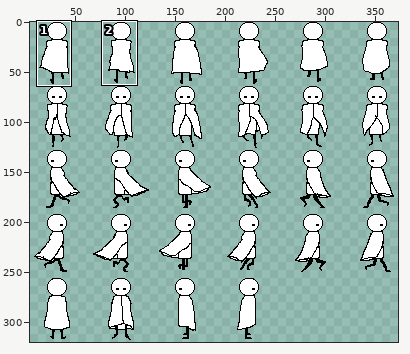
File history of a sprite sheet, images/character/player.png. Above, an overview of the earlier version with the close-up marked.
Close-up. Before:
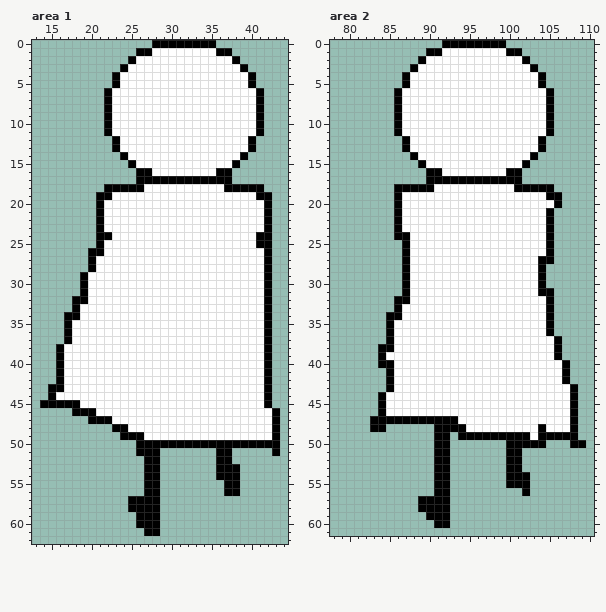
The file is 384x320 pixels. Pixels under 10% opacity are left out. Colours within 5 levels of each other are drawn and written as one. Shown: area 1: x 13..44, y 0..62; area 2: x 78..110, y 0..61. The wide view leaves out empty margins. The commit also changed other parts of the picture, which this record leaves out.
The same view after the edit:
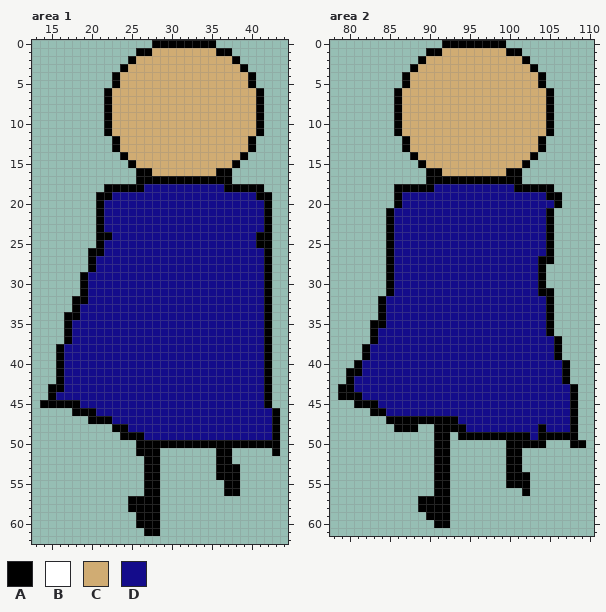
Palette (. is transparent): A #000000  B #ffffff  C #d0ac73  D #140c8b
The exact change:
Changed rows in their new state; - is an unchanged pixel.
Area 1:
first column x 16:
 1 ------------CCCCCCCC-------
 2 ----------CCCCCCCCCCCC-----
 3 ---------CCCCCCCCCCCCCC----
 4 --------CCCCCCCCCCCCCCCC---
 5 --------CCCCCCCCCCCCCCCC---
 6 -------CCCCCCCCCCCCCCCCCC--
 7 -------CCCCCCCCCCCCCCCCCC--
 8 -------CCCCCCCCCCCCCCCCCC--
 9 -------CCCCCCCCCCCCCCCCCC--
10 -------CCCCCCCCCCCCCCCCCC--
11 -------CCCCCCCCCCCCCCCCCC--
12 --------CCCCCCCCCCCCCCCC---
13 --------CCCCCCCCCCCCCCCC---
14 ---------CCCCCCCCCCCCCC----
15 ----------CCCCCCCCCCCC-----
16 ------------CCCCCCCC-------
18 -----------DDDDDDDDDD------
19 -------DDDDDDDDDDDDDDDDDD--
20 ------DDDDDDDDDDDDDDDDDDDD-
21 ------DDDDDDDDDDDDDDDDDDDD-
22 ------DDDDDDDDDDDDDDDDDDDD-
23 ------DDDDDDDDDDDDDDDDDDDD-
24 -------DDDDDDDDDDDDDDDDDD--
25 ------DDDDDDDDDDDDDDDDDDD--
26 ------DDDDDDDDDDDDDDDDDDDD-
27 -----DDDDDDDDDDDDDDDDDDDDD-
28 -----DDDDDDDDDDDDDDDDDDDDD-
29 ----DDDDDDDDDDDDDDDDDDDDDD-
30 ----DDDDDDDDDDDDDDDDDDDDDD-
31 ----DDDDDDDDDDDDDDDDDDDDDD-
32 ----DDDDDDDDDDDDDDDDDDDDDD-
33 ---DDDDDDDDDDDDDDDDDDDDDDD-
34 ---DDDDDDDDDDDDDDDDDDDDDDD-
35 --DDDDDDDDDDDDDDDDDDDDDDDD-
36 --DDDDDDDDDDDDDDDDDDDDDDDD-
37 --DDDDDDDDDDDDDDDDDDDDDDDD-
38 -DDDDDDDDDDDDDDDDDDDDDDDDD-
39 -DDDDDDDDDDDDDDDDDDDDDDDDD-
40 -DDDDDDDDDDDDDDDDDDDDDDDDD-
41 -DDDDDDDDDDDDDDDDDDDDDDDDD-
42 -DDDDDDDDDDDDDDDDDDDDDDDDD-
43 -DDDDDDDDDDDDDDDDDDDDDDDDD-
44 DDDDDDDDDDDDDDDDDDDDDDDDDD-
45 ---DDDDDDDDDDDDDDDDDDDDDDD-
46 -----DDDDDDDDDDDDDDDDDDDDDD
47 -------DDDDDDDDDDDDDDDDDDDD
48 ---------DDDDDDDDDDDDDDDDDD
49 -----------DDDDDDDDDDDDDDDD
Area 2:
first column x 79:
 1 -------------CCCCCCCC--------
 2 -----------CCCCCCCCCCCC------
 3 ----------CCCCCCCCCCCCCC-----
 4 ---------CCCCCCCCCCCCCCCC----
 5 ---------CCCCCCCCCCCCCCCC----
 6 --------CCCCCCCCCCCCCCCCCC---
 7 --------CCCCCCCCCCCCCCCCCC---
 8 --------CCCCCCCCCCCCCCCCCC---
 9 --------CCCCCCCCCCCCCCCCCC---
10 --------CCCCCCCCCCCCCCCCCC---
11 --------CCCCCCCCCCCCCCCCCC---
12 ---------CCCCCCCCCCCCCCCC----
13 ---------CCCCCCCCCCCCCCCC----
14 ----------CCCCCCCCCCCCCC-----
15 -----------CCCCCCCCCCCC------
16 -------------CCCCCCCC--------
18 ------------DDDDDDDDDD-------
19 --------DDDDDDDDDDDDDDDDDD---
20 --------DDDDDDDDDDDDDDDDDDD--
21 ------ADDDDDDDDDDDDDDDDDDD---
22 ------ADDDDDDDDDDDDDDDDDDD---
23 ------ADDDDDDDDDDDDDDDDDDD---
24 ------ADDDDDDDDDDDDDDDDDDD---
25 ------ADDDDDDDDDDDDDDDDDDD---
26 ------ADDDDDDDDDDDDDDDDDDD---
27 ------ADDDDDDDDDDDDDDDDDD----
28 ------ADDDDDDDDDDDDDDDDDD----
29 ------ADDDDDDDDDDDDDDDDDD----
30 ------ADDDDDDDDDDDDDDDDDD----
31 ------ADDDDDDDDDDDDDDDDDD----
32 -----ADDDDDDDDDDDDDDDDDDDD---
33 -----ADDDDDDDDDDDDDDDDDDDD---
34 -----ADDDDDDDDDDDDDDDDDDDD---
35 ----AADDDDDDDDDDDDDDDDDDDD---
36 ----ADDDDDDDDDDDDDDDDDDDDD---
37 ----ADDDDDDDDDDDDDDDDDDDDDD--
38 ---ADDDDDDDDDDDDDDDDDDDDDDD--
39 ---ADDDDDDDDDDDDDDDDDDDDDDD--
40 --ADDDDDDDDDDDDDDDDDDDDDDDDD-
41 -AADDDDDDDDDDDDDDDDDDDDDDDDD-
42 -ADDDDDDDDDDDDDDDDDDDDDDDDDD-
43 AADDDDDDDDDDDDDDDDDDDDDDDDDDD
44 AAADDDDDDDDDDDDDDDDDDDDDDDDDD
45 --AAADDDDDDDDDDDDDDDDDDDDDDDD
46 ----A-DDDDDDDDDDDDDDDDDDDDDDD
47 ----..---------DDDDDDDDDDDDDD
48 ----..-AAA------DDDDDDDDD-DDD
49 ------------------------D----
Where, in picture pixels (left, top, right, bottom), the same in both close-ups:
changed: (56, 48, 272, 440)
changed: (338, 48, 570, 440)
